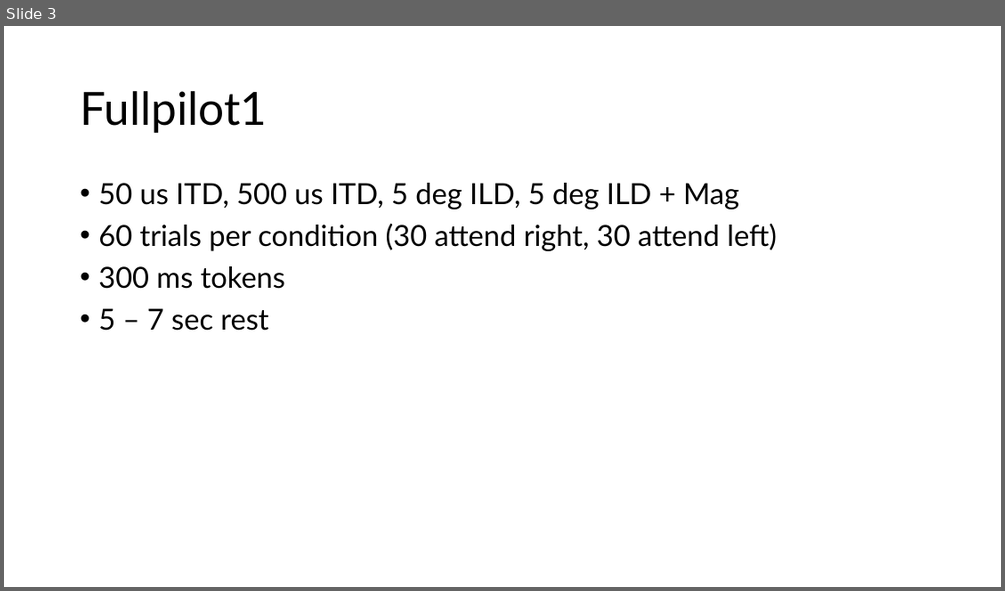
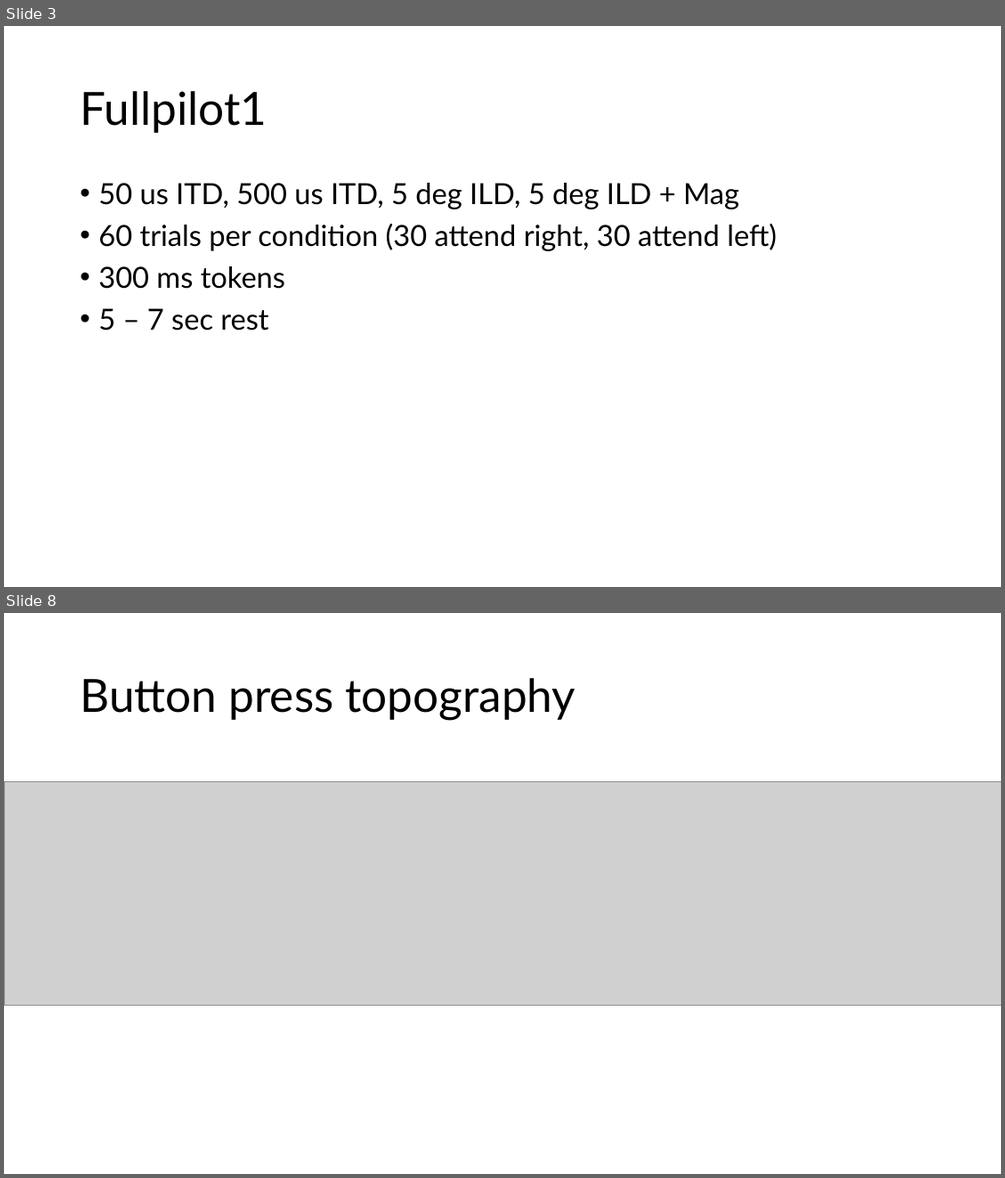
Before and after one commit to brichard28/MILD-Master, a slide deck: mild_master_neuroimaging_pilot.pptx. Shown one above the other, each under a label of ours: slide 3 before the commit, slides 3 and 8 after it; the slides between them are not shown. The pictures are 1005x591 and 1005x1178 pixels, drawn with LibreOffice and Linux fonts; fonts in the diff are those of the drawing; grey boxes stand for pictures. Boxes give left, top, right and bottom in pixels: in the first picture for what was removed or moved away, otherwise in the second. Text is boxed around its words. In the diff, an @@ line names an element or a change of style, - is before the commit and + after.

```diff
--- a/mild_master_neuroimaging_pilot.pptx
+++ b/mild_master_neuroimaging_pilot.pptx
@@ slide 8 added at <box>4,613,1001,1174</box>, background #FFFFFF @@
@@ title added at <box>80,678,576,720</box>, 44 pt, text #000000 @@
+Button press topography
@@ picture added at <box>4,782,1001,1005</box> @@
```
Also in this commit, not shown: 7 other slides added, 1 slide removed, 22 other files.
